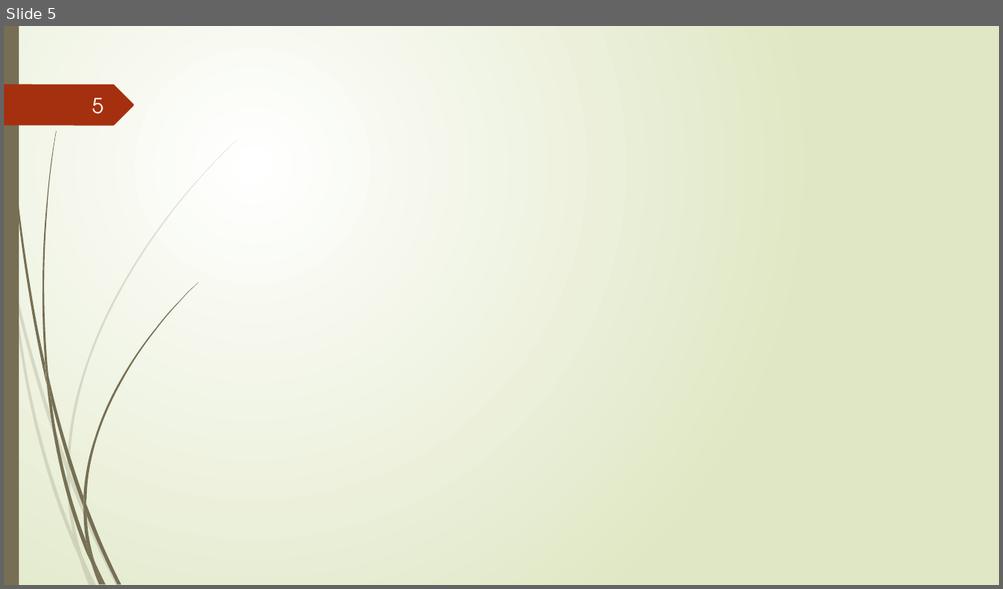
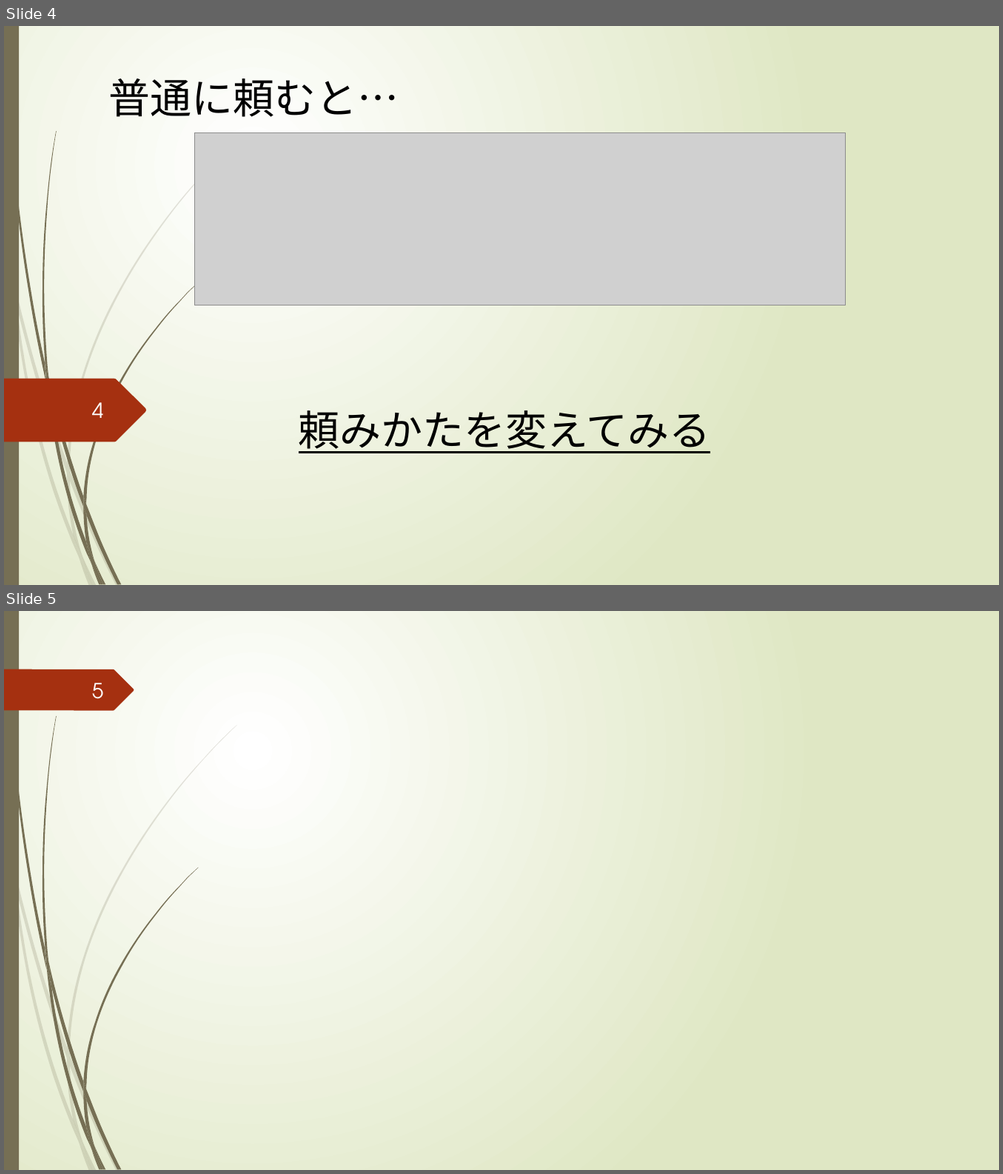
Before and after one commit to tmkttmkt/DevilTRex, a slide deck: その他/夏休みの課題のゲーム/GODAIGOisME_by森田/夏課題_ネットワーク技術/発表用.pptx. Shown one above the other, each under a label of ours: slide 5 before the commit, slides 4 and 5 after it. The pictures are 1003x589 and 1003x1174 pixels, drawn with LibreOffice and Linux fonts; fonts in the diff are those of the drawing; grey boxes stand for pictures. Boxes give left, top, right and bottom in pixels: in the first picture for what was removed or moved away, otherwise in the second. Text is boxed around its words. In the diff, an @@ line names an element or a change of style, - is before the commit and + after.

```diff
--- a/その他/夏休みの課題のゲーム/GODAIGOisME_by森田/夏課題_ネットワーク技術/発表用.pptx
+++ b/その他/夏休みの課題のゲーム/GODAIGOisME_by森田/夏課題_ネットワーク技術/発表用.pptx
@@ slide 4 added at box(4, 26, 999, 585), background gradient #FFFFFF to #DFE8C4; not listed: 23 template elements that a slide beside it also shows @@
@@ text added at box(109, 79, 399, 117), 40 pt, text #000000 @@
+普通に頼むと…
@@ picture added at box(194, 133, 845, 305) @@
@@ freeform shape added at box(4, 379, 147, 443), fill #A53010 @@
@@ page number added at box(92, 403, 104, 418), 20 pt, text #FEFFFF @@
+4
@@ text added at box(299, 411, 711, 454), 40 pt, text #000000, underline @@
+頼みかたを変えてみる
```
Also in this commit, not shown: 1 slide changed, 1 slide removed, 1 other file.
